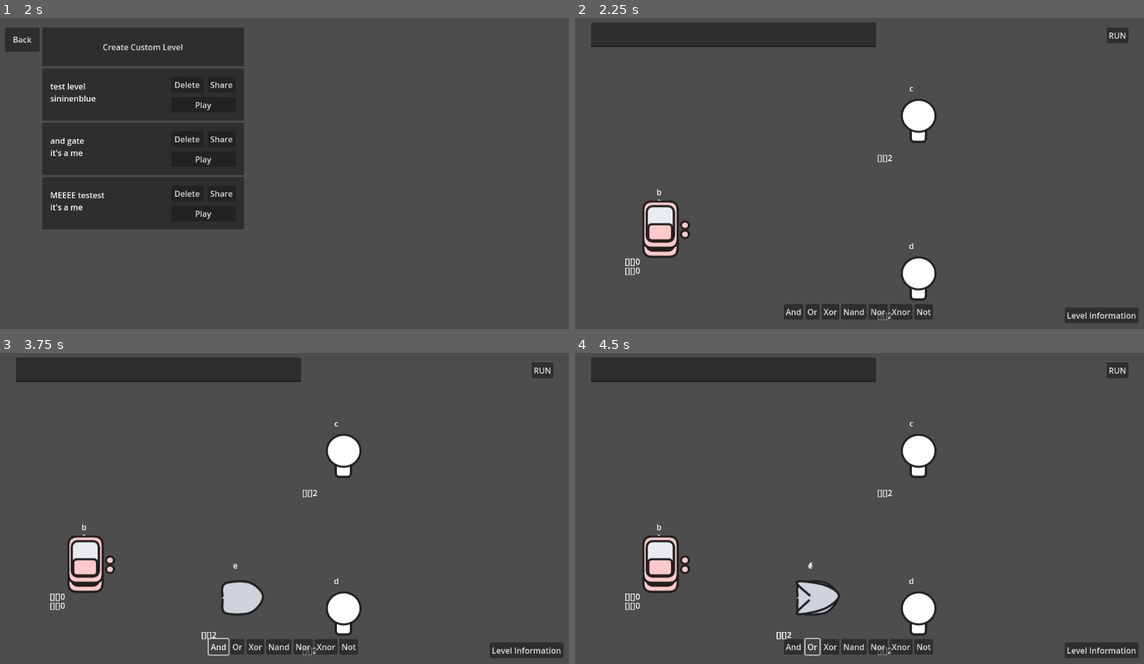
Above: before the commit, frames 1-4 (two rows, left to right).
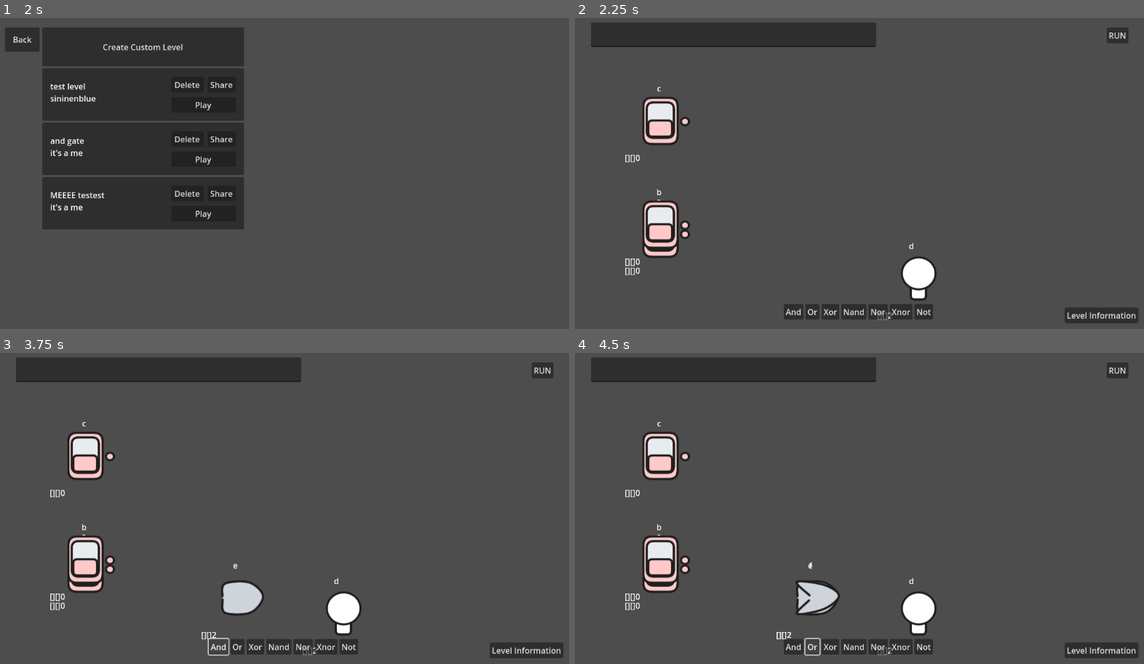
Above: after the commit, the same moments.

Repository: sininen-blue/logic-gate-tesseract
Game: Godot game, scene res://ui/title_page/title_page.tscn
The game is run twice, just before and just after one commit, with the same random seed, the same clock (stepped at 60 frames per second) and the same inputs.
Inputs (mouse positions are in pixels of both pictures, inside the frame that each line leads up to):
- Up to frame 1 (2 s): click "Play" at 0.5 s; click "Play" at 1.25 s
- Up to frame 2 (2.25 s): click "Play" at 2 s
- Up to frame 3 (3.75 s): click (159, 368) at 2.77 s; type "Alex" at 2.85 s; click "And" at 3.5 s
- Up to frame 4 (4.5 s): click "Or" at 4.25 s

Frame 1 is identical in both runs. In frame 2, 1.7% of the frame differs, in the area x 8-64%, y 22-47%; in frame 3, 1.7%; in frame 4, 1.7%.

Commit message:
fixed custom level data bug

Diff:
--- a/ui/custom_levels/custom_stage_panel.gd
+++ b/ui/custom_levels/custom_stage_panel.gd
@@ -10,11 +10,14 @@
 var level_data : Dictionary
 
 func _ready() -> void:
+	play_button.pressed.connect(play_custom)
+
+	stage_label.text = level_data["title"]
+	author_label.text = level_data["author"]
+
+func play_custom() -> void:
 	var level_json : JSON = JSON.new()
 	level_json.data = level_data
 	DataManager.current_level = level_json
 
-	play_button.pressed.connect(get_tree().change_scene_to_packed.bind(simulation_scene))
-
-	stage_label.text = level_data["title"]
-	author_label.text = level_data["author"]
+	get_tree().change_scene_to_packed(simulation_scene)
--- a/ui/level_complete/level_complete.gd
+++ b/ui/level_complete/level_complete.gd
@@ -13,6 +13,8 @@
 
 
 	var table : String
+	print(truth_table)
+	print(results)
 	for x in range(len(truth_table)):
 		table += str(results[x])
 		for end_index in range(end_count):
